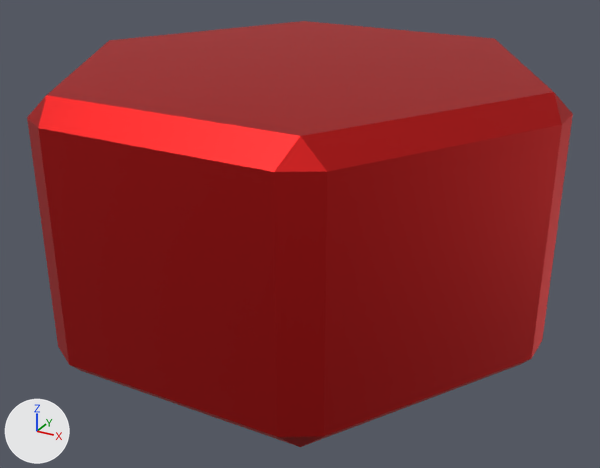
Two versions of the FBX model Assets/Resources/Meshes/RadarPart1.fbx, one commit apart.
Both versions are drawn from a camera (50 mm lens) standing at (12.516, -6.389, 0.75) and looking at (11.809, -5.104, 0.108). The lights are fixed; the arrows at lower left show +X, +Y and +Z. Where no turn or scale is listed for an object, it has been applied to the vertices.

Before the edit, the objects in view are built like this:
```python
mat_unitframematerial = principled_material('UnitFrameMaterial')
mat_unitframematerial.texture = img_paletteunits_png
mat_unitframematerial.metallic = 1.0
me_cylinder_032 = bpy.data.meshes.new('Cylinder.032')
me_cylinder_032.from_pydata(...)  # 36 vertices, 38 faces; spans x -0.474..0.474, y -0.436..0.436, z 0.0..0.5
me_cylinder_032.materials.append(mat_unitframematerial)  # picture img_paletteunits_png
ob_radarpart1 = bpy.data.objects.new('RadarPart1', me_cylinder_032)
ob_radarpart1.location = (11.798, -5.074, -0.069)
```
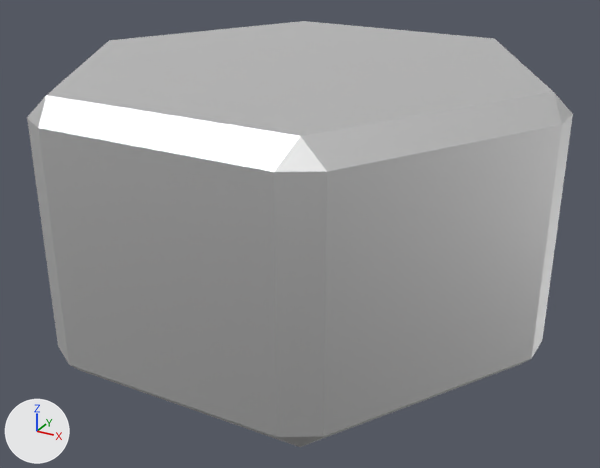
What changed in the scene script:
```text
Add img_unitpalette02_emission_png:
    img_unitpalette02_emission_png = load_image('UnitPalette02-Emission.png', '../../../Blender/UnitPalette02-Emission.png', 512, 512, 'sRGB')
Add img_unitpalette02_albedo_png:
    img_unitpalette02_albedo_png = load_image('UnitPalette02-Albedo.png', '../../../Blender/UnitPalette02-Albedo.png', 512, 512, 'sRGB')
Change mat_unitframematerial:
    where n0 = _N.new('ShaderNodeBsdfPrincipled'); n0.name = 'Principled BSDF'
    add n0.inputs[28].default_value = 1.0  # 'Emission Strength'
    where n2 = _N.new('ShaderNodeTexImage'); n2.name = 'Image Texture'
    n2.image: img_paletteunits_png -> img_unitpalette02_albedo_png
    add n3 = _N.new('ShaderNodeTexImage'); n3.name = 'Image Texture.001'
    add n3.image = img_unitpalette02_emission_png
    add _L.new(n3.outputs[0], n0.inputs[27])  # 'Color' to 'Emission Color'
```

What differs and where, as boxes [x1, y1, x2, y2] in the pictures (600 x 468 px):
'RadarPart1', surface changed (red to grey): [27, 21, 573, 447] in both
